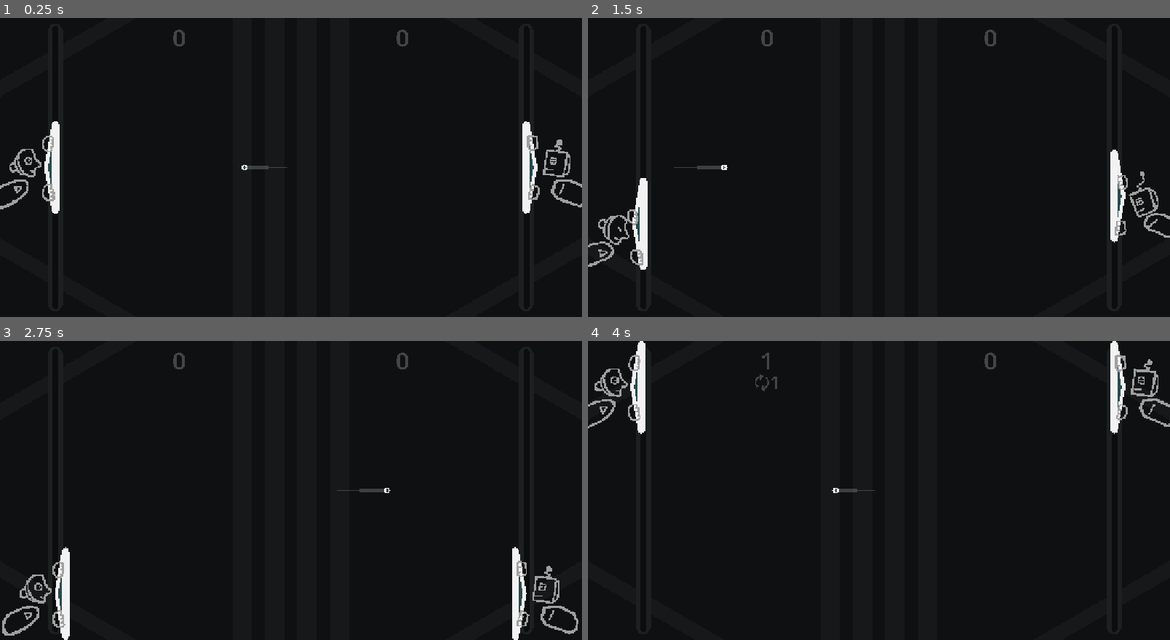
Above: before the commit, frames 1-4 (two rows, left to right).
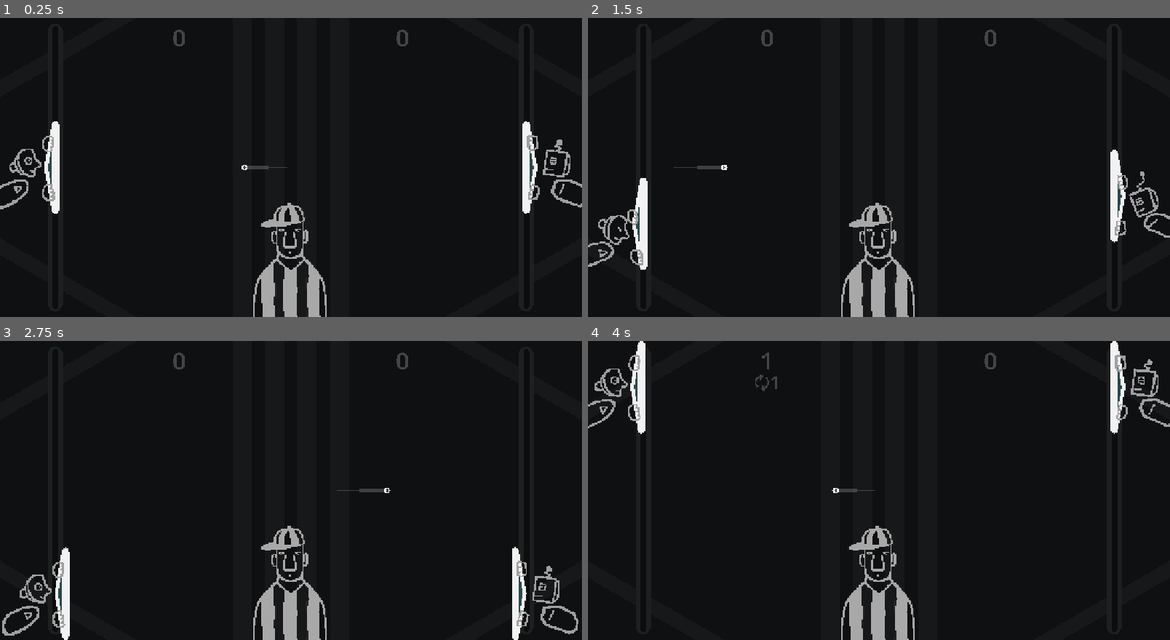
Above: after the commit, the same moments.

Repository: pixerhp/Pixers-Pong
Game: Godot game, scene res://scenes/topscenes/gameplay_topscene.tscn
Same seed, same stepped clock (60 frames per second), same inputs: the game is played once before the commit and once after it.
Inputs (mouse positions are in pixels of both pictures, inside the frame that each line leads up to):
- Up to frame 1 (0.25 s): no input
- Up to frame 2 (1.5 s): move the mouse to (1007, 152) at 0.52 s; hold D (plr1_bump_right) 0.53-1.28 s; tap Shift (plr1_slow) at 0.6 s; click (1007, 152) at 0.67 s; move the mouse to (762, 182) at 1.27 s; hold S (plr1_down) from 1.28 s (still down); tap Keypad 0 (plr2_slow) at 1.35 s
- Up to frame 3 (2.75 s): move the mouse to (349, 424) at 2.02 s; release S (plr1_down) at 2.03 s; hold D (plr1_bump_right) from 2.03 s (still down); tap Shift (plr1_slow) at 2.1 s
- Up to frame 4 (4 s): move the mouse to (849, 550) at 2.77 s; release D (plr1_bump_right) at 2.78 s; hold W (plr1_up) 2.78-3.53 s; tap Keypad 0 (plr2_slow) at 2.85 s; click (849, 550) at 2.92 s; move the mouse to (1053, 535) at 3.52 s; hold A (plr1_bump_left) from 3.53 s (still down); tap Shift (plr1_slow) at 3.6 s

The runs differ from the first frame. In frame 1, 1.7% of the frame differs, in the area x 43-57%, y 61-100%; in frame 2, 1.7%; in frame 3, 1.7%; in frame 4, 1.7%.

Commit message:
Implement second referee idle frame

Diff:
--- a/scenes/topscenes/gameplay_topscene.tscn
+++ b/scenes/topscenes/gameplay_topscene.tscn
@@ -299,7 +299,7 @@
 collide_with_bodies = false
 
 [node name="RefRoy" type="AnimatedSprite2D" parent="." unique_id=1568092764]
-position = Vector2(631, 526)
+position = Vector2(630, 526)
 sprite_frames = SubResource("SpriteFrames_81lo5")
 animation = &"idle"
 autoplay = "idle"
Binary file changed: assets/art/referee.png
